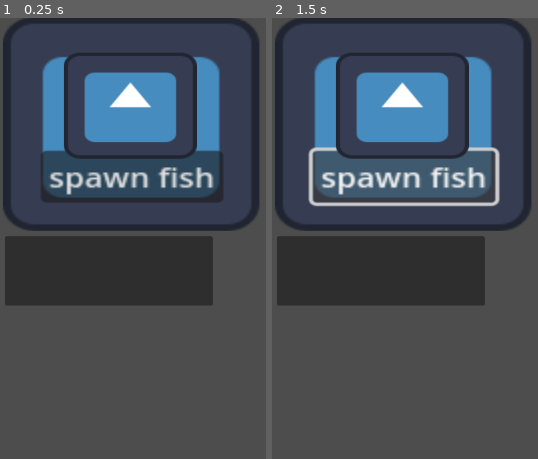
Above: before the commit, frames 1-2 (left to right).
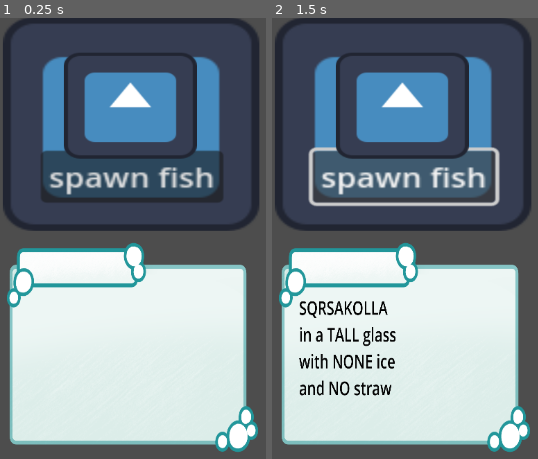
Above: after the commit, the same moments.

Repository: NagareNegishi/GGJ-Bar-acuda
Game: Godot game, scene res://Scenes/Game/Fish/fish_spawner.tscn
The game is run twice, just before and just after one commit, with the same random seed, the same clock (stepped at 60 frames per second) and the same inputs. The project has no main scene, so this scene is started directly. The engine's default icon, where the game draws it, is replaced by a stand-in: a white triangle on a blue panel in a dark square.
Inputs:
- Up to frame 1 (0.25 s): no input
- Up to frame 2 (1.5 s): click "spawn fish" at 0.5 s; click "spawn fish" at 1.25 s

The runs differ from the first frame. In frame 1, 42% of the frame differs, in the area x 1-97%, y 49-99%; in frame 2, 42%.

Commit message:
temp Text UI

Diff:
--- a/Scenes/Game/Fish/fish_spawner.gd
+++ b/Scenes/Game/Fish/fish_spawner.gd
@@ -14,12 +14,13 @@
 		return
 
 	var fish = fish_scene.instantiate()
+	fish.left_shop.connect(_on_Fish_left)
+	fish.display_order.connect(order_ui.display_text)
 	fish.type = Fish.Type.values()[randi() % Fish.Type.size()]
 	fish.is_adult = randf() > 0.2
 	add_child(fish)
 	current_fish = fish
-	fish.left_shop.connect(_on_Fish_left)
-	current_fish.display_order.connect(_on_display_text)
+
 
 	# Connect to fish exit signal
 	fish.tree_exiting.connect(func(): current_fish = null)
@@ -35,9 +36,7 @@
 
 
 
+
+
 func _on_button_pressed():
 	spawn_fish()
-
-func _on_display_text(item_name: String):
-	print ("got signal")
-	order_ui.display_text(item_name)
--- a/Scenes/Game/Fish/fish_spawner.tscn
+++ b/Scenes/Game/Fish/fish_spawner.tscn
@@ -29,7 +29,7 @@
 [node name="OrderUI" parent="." instance=ExtResource("4_re5ye")]
 offset_left = 7.0
 offset_top = 315.0
-offset_right = 190.0
-offset_bottom = 472.0
+offset_right = 379.0
+offset_bottom = 644.0
 
 [connection signal="pressed" from="BackGround/Button" to="." method="_on_button_pressed"]
--- a/Scenes/Game/Fish/order.gd
+++ b/Scenes/Game/Fish/order.gd
@@ -50,7 +50,7 @@
 	straw = Straw.values()[randi() % Straw.size()]
 
 func PrintOut() -> String:
-	return "%s in a %s glass with %s ice and %s straw" % [
+	return "%s \nin a %s glass \nwith %s ice \nand %s straw" % [
 		Soda.keys()[soda],
 		Glass.keys()[glass],
 		Ice.keys()[ice],
--- a/Scenes/Game/Fish/order_ui.gd
+++ b/Scenes/Game/Fish/order_ui.gd
@@ -1,21 +1,9 @@
 class_name OrderUI
 extends Control
 
+@onready var text_field = $TextContainer
+@onready var text_label = $TextContainer/TextLabel
 
-var text_display: RichTextLabel
 
-func _ready():
-    var panel = Panel.new()
-    panel.size = Vector2(300, 100)
-
-    text_display = RichTextLabel.new()
-    text_display.position = Vector2(10, 10)
-    text_display.size = Vector2(280, 80)
-    text_display.bbcode_enabled = true
-
-    panel.add_child(text_display)
-    add_child(panel)
-
-func display_text(message: String):
-    print("displaying text")
-    text_display.text = "[center]%s[/center]" % message
+func display_text(new_text: String):
+	text_label.text = new_text
--- a/Scenes/Game/Fish/order_ui.tscn
+++ b/Scenes/Game/Fish/order_ui.tscn
@@ -1,10 +1,26 @@
-[gd_scene load_steps=2 format=3 uid="uid://vgso8pxvvl6f"]
+[gd_scene load_steps=3 format=3 uid="uid://vgso8pxvvl6f"]
 
 [ext_resource type="Script" path="res://Scenes/Game/Fish/order_ui.gd" id="1_sqp3i"]
+[ext_resource type="Texture2D" uid="uid://cuh48cyul1m2j" path="res://Scenes/Game/Fish/tempimage/textbox.png" id="2_qnw58"]
 
 [node name="OrderUI" type="Control"]
 layout_mode = 3
 anchors_preset = 0
-offset_right = 183.0
-offset_bottom = 157.0
+offset_left = 2.0
+offset_top = 323.0
+offset_right = 362.0
+offset_bottom = 647.0
 script = ExtResource("1_sqp3i")
+
+[node name="TextContainer" type="Sprite2D" parent="."]
+position = Vector2(179, 162)
+scale = Vector2(0.264405, 0.357416)
+texture = ExtResource("2_qnw58")
+
+[node name="TextLabel" type="Label" parent="TextContainer"]
+modulate = Color(0.0142752, 0.0142752, 0.0142752, 1)
+offset_left = -556.0
+offset_top = -218.0
+offset_right = 492.0
+offset_bottom = 283.0
+theme_override_font_sizes/font_size = 76
Binary file added: Scenes/Game/Fish/tempimage/customerbackground.png
Not shown, added: Scenes/Game/Fish/tempimage/customerbackground.png.import
Binary file added: Scenes/Game/Fish/tempimage/customerbench.png
Not shown, added: Scenes/Game/Fish/tempimage/customerbench.png.import
Binary file added: Scenes/Game/Fish/tempimage/textbox.png
Not shown, added: Scenes/Game/Fish/tempimage/textbox.png.import
